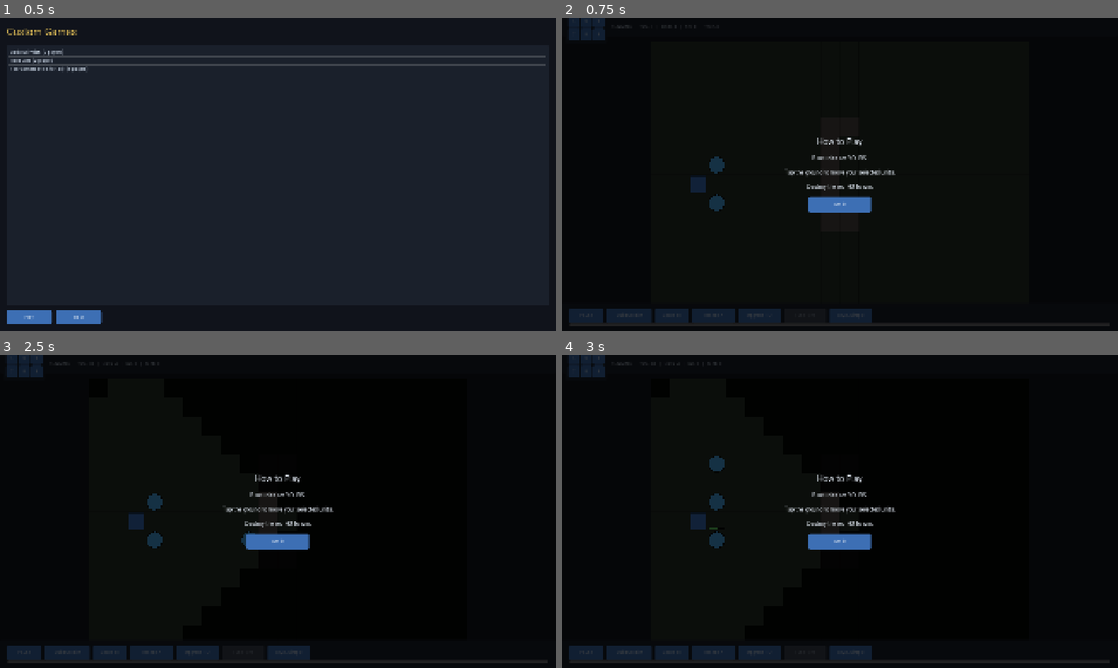
Above: before the commit, frames 1-4 (two rows, left to right).
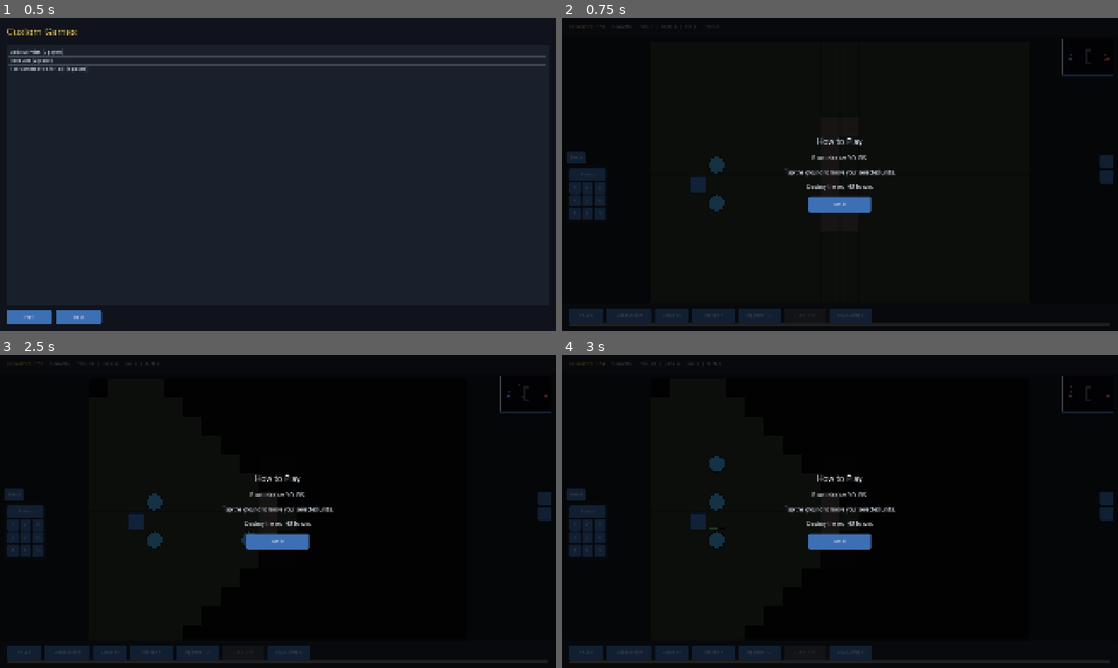
Above: after the commit, the same moments.

Repository: golshandvr-del/Sjalwmbdjdlxl
Game: Godot game, scene res://scenes/custom_games.tscn
Two runs of this game, one before a commit and one after it. Both use one fixed random seed, a clock stepped at 60 frames per second and the inputs below. This scene is started directly instead of the project's main scene.
Inputs:
- Up to frame 1 (0.5 s): no input
- Up to frame 2 (0.75 s): click "Play" at 0.5 s
- Up to frame 3 (2.5 s): click "Build Soldier" at 1.25 s; click "Speed x1" at 2 s
- Up to frame 4 (3 s): click "Research" at 2.75 s

Frame 1 is identical in both runs. In frame 2, 1.8% of the frame differs, in the area x 0-100%, y 0-65%; in frame 3, 1.8%; in frame 4, 1.8%.

Commit message:
refactor(mobile): route HUD overlay placement through ResponsiveLayoutUtil so nothing leaves screen or overlaps bars on rotation (MA5/B6)

Diff:
--- a/ui/mobile/game_hud.gd
+++ b/ui/mobile/game_hud.gd
@@ -178,49 +178,54 @@
 	_apply_responsive_layout()
 
 
-# P3.5 (R12.1/R12.2): reposition the P3 overlay widgets for portrait vs
-# landscape so the game is comfortably playable in either orientation.
-#
-#   - Portrait  (tall): minimap top-right, zoom buttons on the right edge,
-#     control groups bottom-left (stacked above the bottom action bar).
-#   - Landscape (wide): controls hug the LEFT and RIGHT edges so both thumbs
-#     can reach them and the centre of the screen stays clear for the map.
-#
-# This is presentation-only: it moves Control nodes, never WorldState.
+# P3.5 (R12.1/R12.2) + MA5 (B6): reposition the floating overlay widgets for
+# portrait vs landscape so the game is comfortably playable in either
+# orientation and NOTHING ever leaves the screen or sits under the top/bottom
+# bars (the MA5 bug: hard-coded anchor offsets pushed widgets off-screen on some
+# aspect ratios / after rotation).
+#
+#   - Portrait  (tall): minimap top-right, zoom buttons docked bottom-right,
+#     control groups bottom-left (both stacked above the bottom action bar).
+#   - Landscape (wide): zoom hugs the RIGHT edge and control groups the LEFT
+#     edge, both vertically centred so each thumb reaches one, keeping the
+#     centre clear for the map.
+#
+# All geometry is computed by the pure, headless-tested ResponsiveLayoutUtil in
+# ABSOLUTE viewport pixels; every widget is anchored TOP_LEFT and positioned
+# from the clamped result, so there is one testable source of truth. This is
+# presentation-only: it moves Control nodes, never WorldState.
 func _apply_responsive_layout() -> void:
 	var vp: Vector2 = get_viewport_rect().size
-	var landscape: bool = vp.x >= vp.y
 	if _minimap != null:
-		# Minimap always top-right; nudge it in a little on very wide screens.
-		_minimap.set_anchors_preset(Control.PRESET_TOP_RIGHT)
-		_minimap.position = Vector2(-_minimap.size.x - 16, 64)
+		_minimap.set_anchors_preset(Control.PRESET_TOP_LEFT)
+		_minimap.position = ResponsiveLayoutUtil.minimap_pos(vp, _widget_size(_minimap))
 	if _zoom_col != null:
-		if landscape:
-			# Right edge, vertically centred (right thumb).
-			_zoom_col.set_anchors_preset(Control.PRESET_CENTER_RIGHT)
-			_zoom_col.position = Vector2(-64, -40)
-		else:
-			# Portrait: tuck the zoom buttons above the bottom bar on the right.
-			_zoom_col.set_anchors_preset(Control.PRESET_BOTTOM_RIGHT)
-			_zoom_col.position = Vector2(-64, -240)
+		_zoom_col.set_anchors_preset(Control.PRESET_TOP_LEFT)
+		_zoom_col.position = ResponsiveLayoutUtil.zoom_col_pos(vp, _widget_size(_zoom_col))
+	var group_pos: Vector2 = Vector2.ZERO
+	var group_size: Vector2 = Vector2.ZERO
 	if _control_group_panel != null:
-		if landscape:
-			# Left edge, vertically centred (left thumb).
-			_control_group_panel.set_anchors_preset(Control.PRESET_CENTER_LEFT)
-			_control_group_panel.position = Vector2(12, -110)
-		else:
-			# Portrait: bottom-left, above the bottom action bar.
-			_control_group_panel.set_anchors_preset(Control.PRESET_BOTTOM_LEFT)
-			_control_group_panel.position = Vector2(12, -220)
+		group_size = _widget_size(_control_group_panel)
+		group_pos = ResponsiveLayoutUtil.control_group_pos(vp, group_size)
+		_control_group_panel.set_anchors_preset(Control.PRESET_TOP_LEFT)
+		_control_group_panel.position = group_pos
 	if _select_button != null:
-		# MA2: keep the Select toggle just above the control-group panel in both
-		# orientations so it is always thumb-reachable and never off-screen.
-		if landscape:
-			_select_button.set_anchors_preset(Control.PRESET_CENTER_LEFT)
-			_select_button.position = Vector2(12, -150)
-		else:
-			_select_button.set_anchors_preset(Control.PRESET_BOTTOM_LEFT)
-			_select_button.position = Vector2(12, -260)
+		# MA2/MA5: keep the Select toggle just above the control-group panel in
+		# both orientations so it is always thumb-reachable and never off-screen.
+		_select_button.set_anchors_preset(Control.PRESET_TOP_LEFT)
+		_select_button.position = ResponsiveLayoutUtil.select_button_pos(
+			vp, _widget_size(_select_button), group_pos, group_size)
+
+
+# Best-effort measured size of a floating widget. `size` is authoritative once
+# the node has been laid out; before that (or for auto-sizing containers) fall
+# back to the combined minimum size so the responsive math still has real
+# dimensions to clamp against.
+func _widget_size(node: Control) -> Vector2:
+	var s: Vector2 = node.size
+	if s.x <= 0.0 or s.y <= 0.0:
+		s = node.get_combined_minimum_size()
+	return s
 
 
 # Phase A.6: a tiny "what am I looking at" overlay so a first-time player is not
